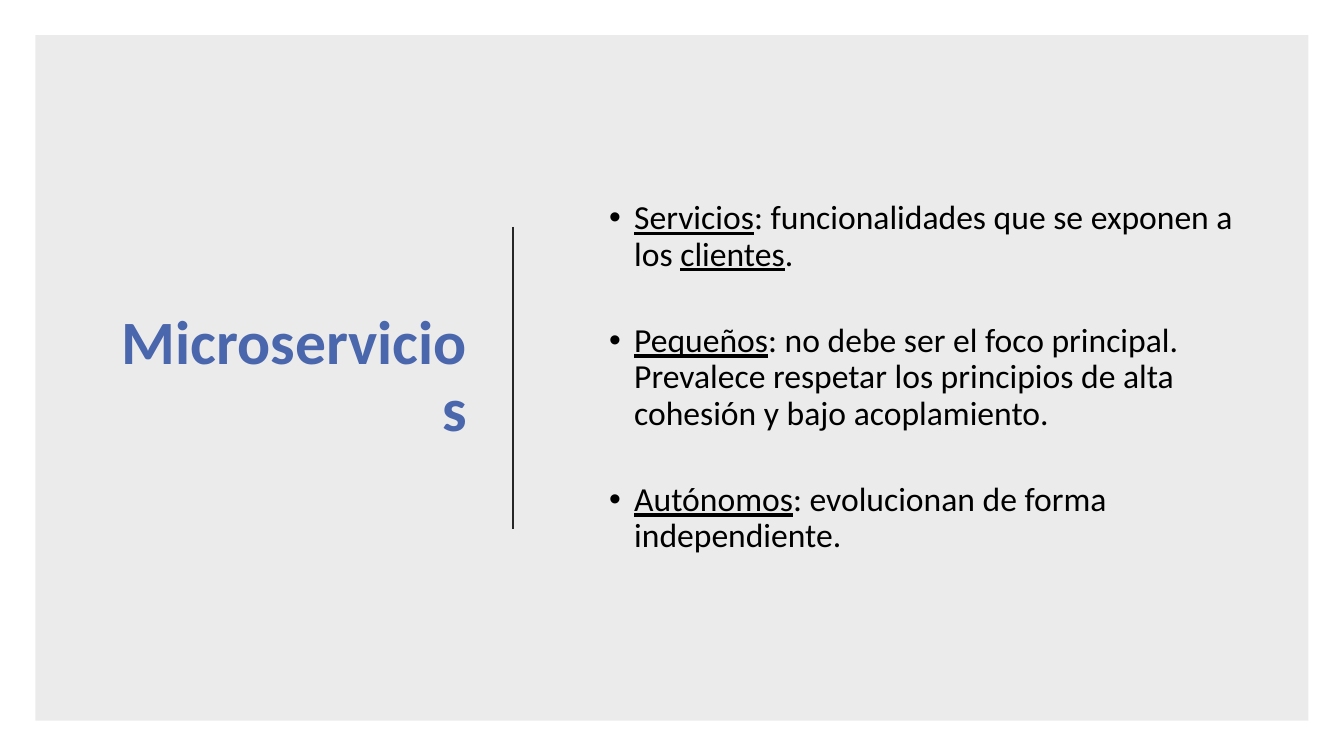
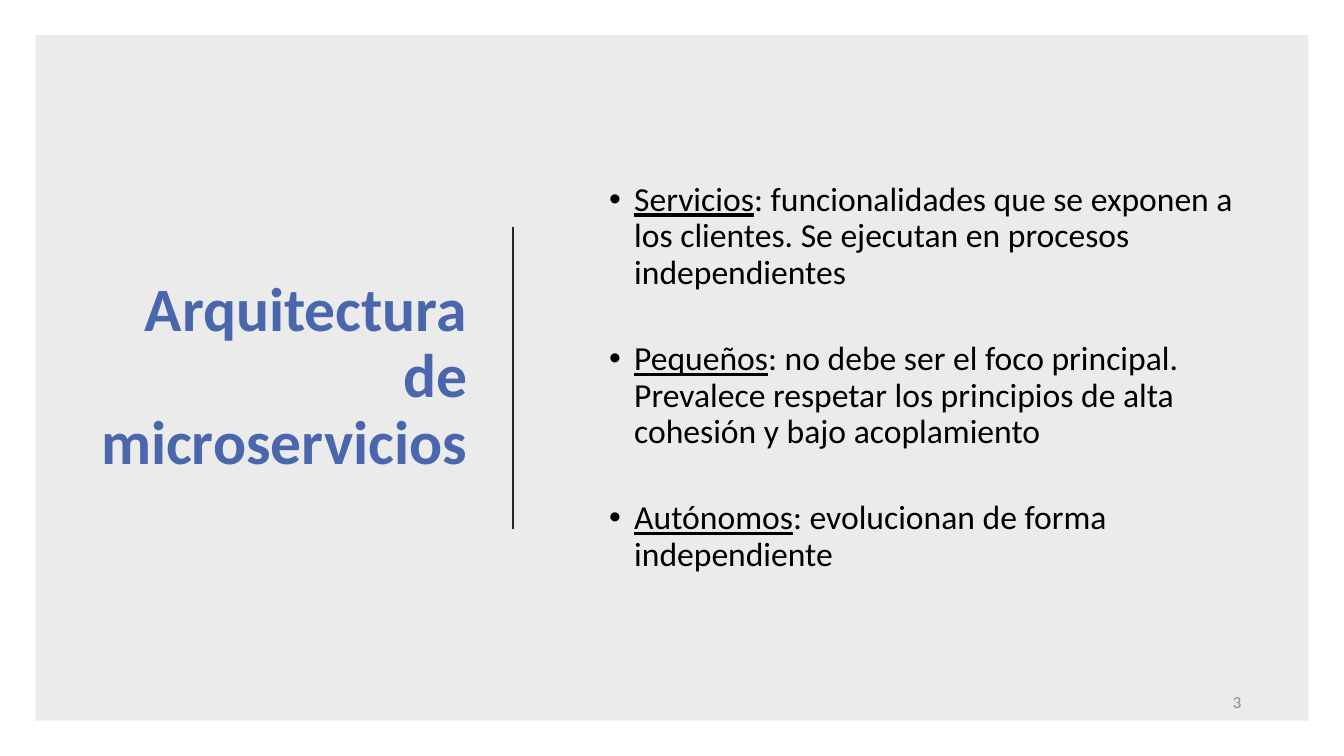
Before and after one commit to VictorIranzo/TFG_Microservices, a slide deck: slide 3 of Trabajo/Presentación/Desarrollo de software basado en microservicios.pptx (slide 4 before the commit). Drawn at 1344x756 pixels with LibreOffice and Linux fonts; fonts in the diff are those of the drawing. Boxes give left, top, right and bottom in pixels: in the first picture for what was removed or moved away, otherwise in the second. Text is boxed around its words. In the diff, an @@ line names an element or a change of style, - is before the commit and + after.

```diff
--- a/Trabajo/Presentación/Desarrollo de software basado en microservicios.pptx
+++ b/Trabajo/Presentación/Desarrollo de software basado en microservicios.pptx
@@ text at (634, 187, 1232, 572): text changed @@
-  • Servicios: funcionalidades que se exponen a los clientes.
-  • Pequeños: no debe ser el foco principal. Prevalece respetar los principios de alta cohesión y bajo acoplamiento.
-  • Autónomos: evolucionan de forma independiente.
+  • Servicios: funcionalidades que se exponen a los clientes. Se ejecutan en procesos independientes
+  • Pequeños: no debe ser el foco principal. Prevalece respetar los principios de alta cohesión y bajo acoplamiento
+  • Autónomos: evolucionan de forma independiente
@@ title at (101, 288, 467, 465): text changed @@
-Microservicios
+Arquitectura de microservicios
@@ page number added at (1233, 697, 1241, 708), 12 pt, text #8C8C8C @@
+3
```
Also in this commit, not shown: 29 other slides changed, 12 slides added, 10 slides removed, 1 other file.
